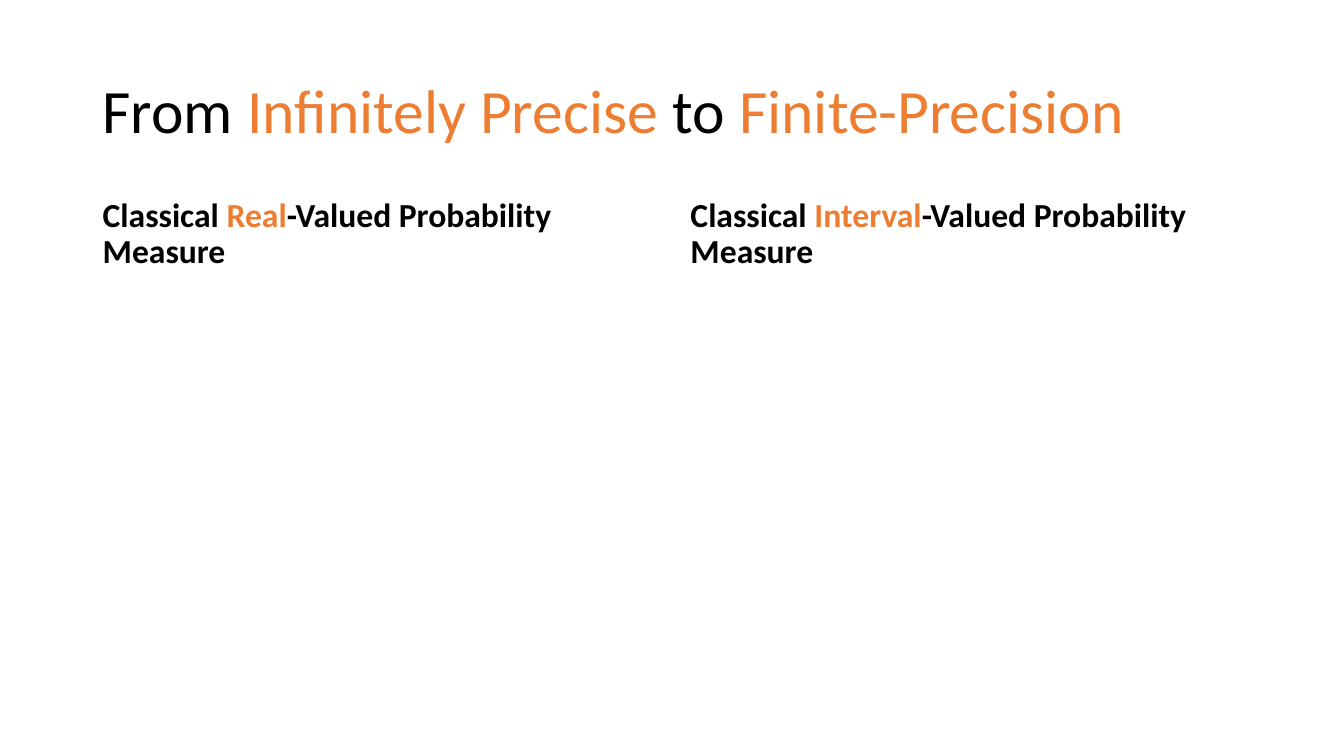
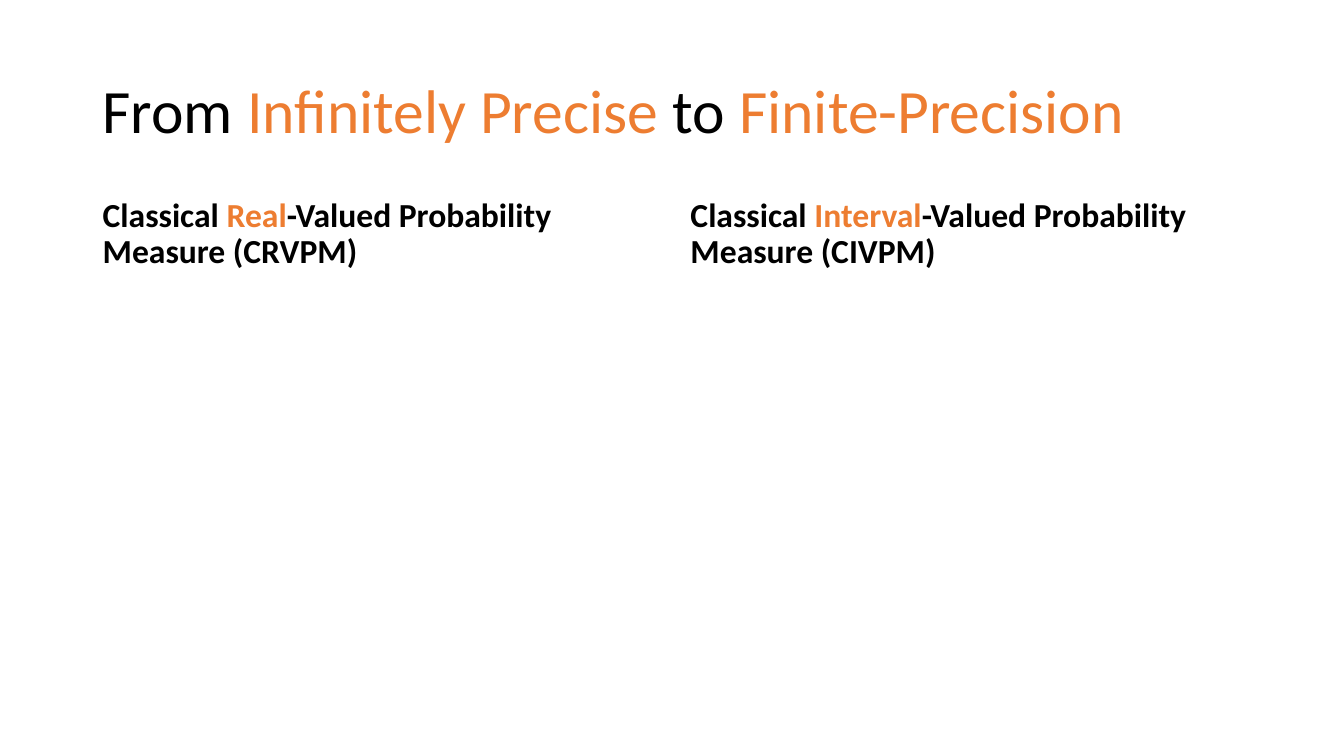
Before and after one commit to yuttai/Contextuality-and-Nonlocality-in-Discrete-Quantum-Theory, a slide deck: slide 3 of prop_letter.pptx. Drawn at 1344x756 pixels with LibreOffice and Linux fonts; fonts in the diff are those of the drawing; grey boxes stand for pictures. Boxes give left, top, right and bottom in pixels: in the first picture for what was removed or moved away, otherwise in the second. Text is boxed around its words. In the diff, an @@ line names an element or a change of style, - is before the commit and + after.

```diff
--- a/prop_letter.pptx
+++ b/prop_letter.pptx
@@ text at (103,203,551,268): text changed @@
-Classical Real-Valued Probability Measure
+Classical Real-Valued Probability Measure (CRVPM)
@@ text at (690,203,1186,268): text changed @@
-Classical Interval-Valued Probability Measure
+Classical Interval-Valued Probability Measure (CIVPM)
```
Also in this commit, not shown: 3 other slides changed, 3 slides added.
